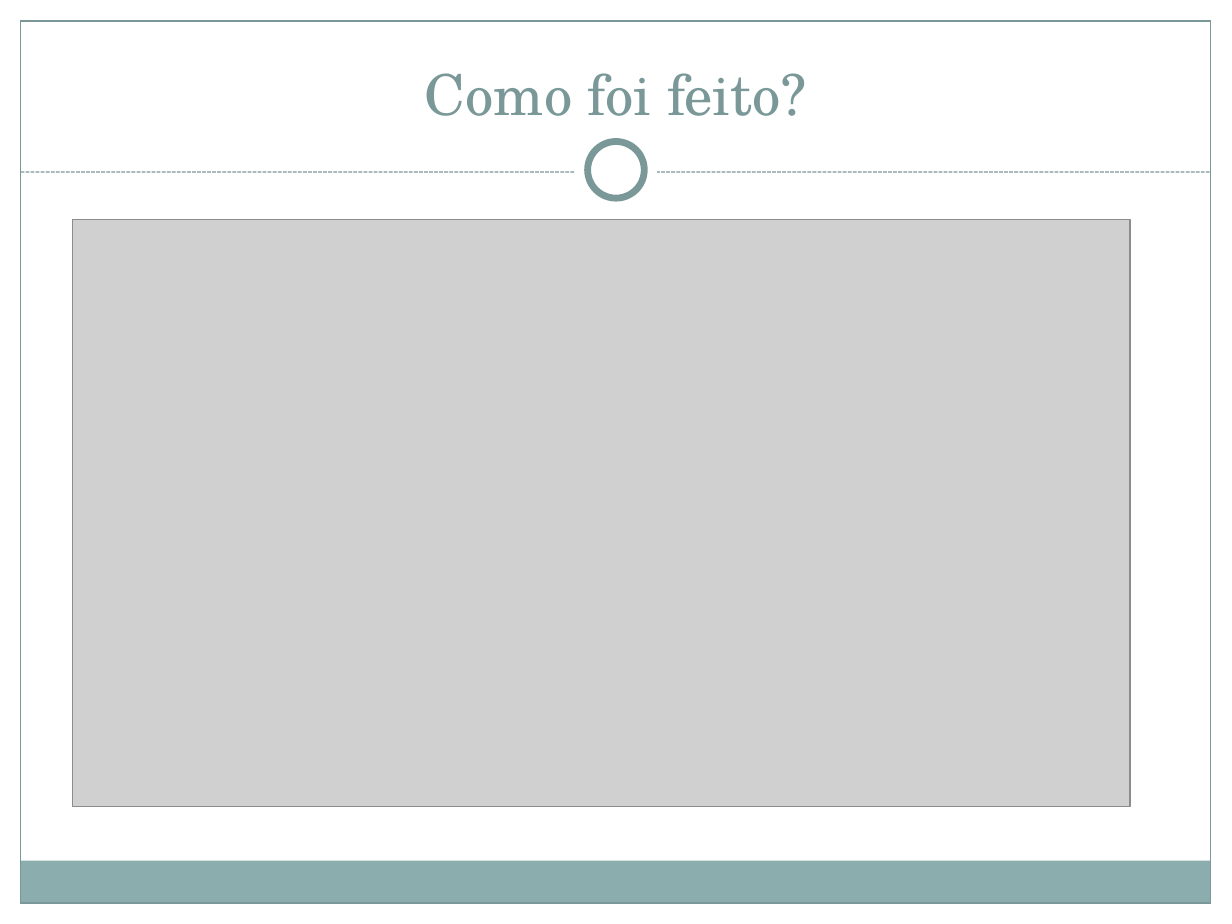
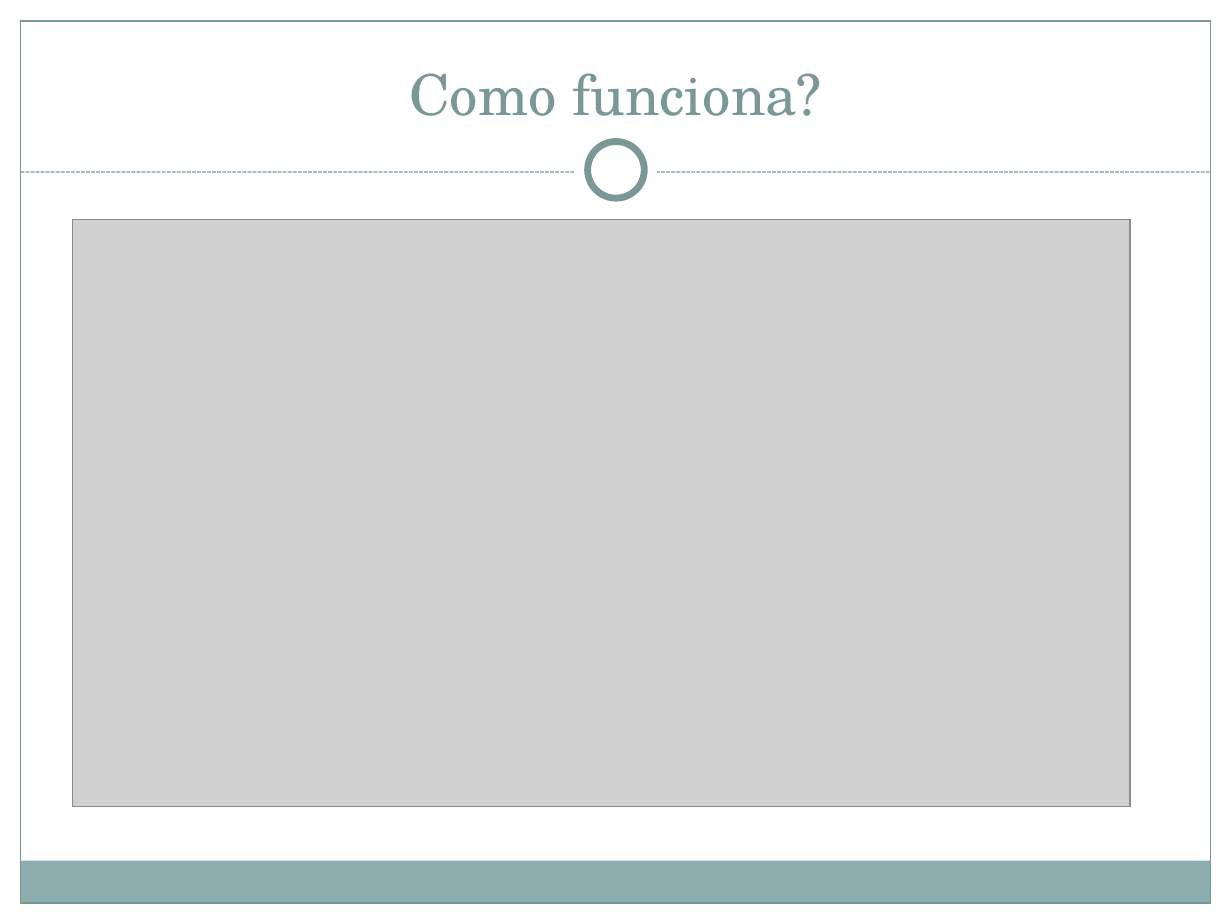
Before and after one commit to herberton/projetof1, a slide deck: slide 6 of wiki/Apresentação/Apresentação Final.pptx. Drawn at 1232x924 pixels with LibreOffice and Linux fonts; fonts in the diff are those of the drawing; grey boxes stand for pictures. Boxes give left, top, right and bottom in pixels: in the first picture for what was removed or moved away, otherwise in the second. Text is boxed around its words. In the diff, an @@ line names an element or a change of style, - is before the commit and + after.

```diff
--- a/wiki/Apresentação/Apresentação Final.pptx
+++ b/wiki/Apresentação/Apresentação Final.pptx
@@ title at (409,73,822,116): text changed @@
-Como foi feito?
+Como funciona?
```
Also in this commit, not shown: 5 other slides changed, 5 slides added.
